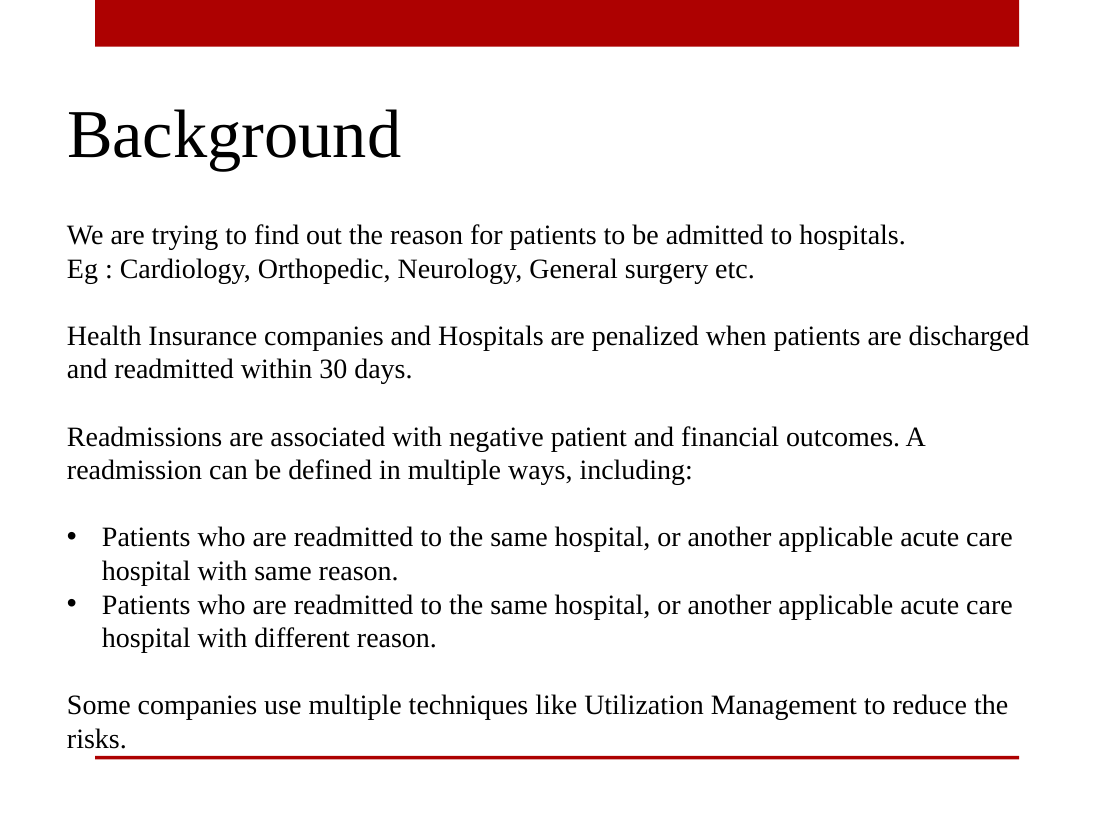
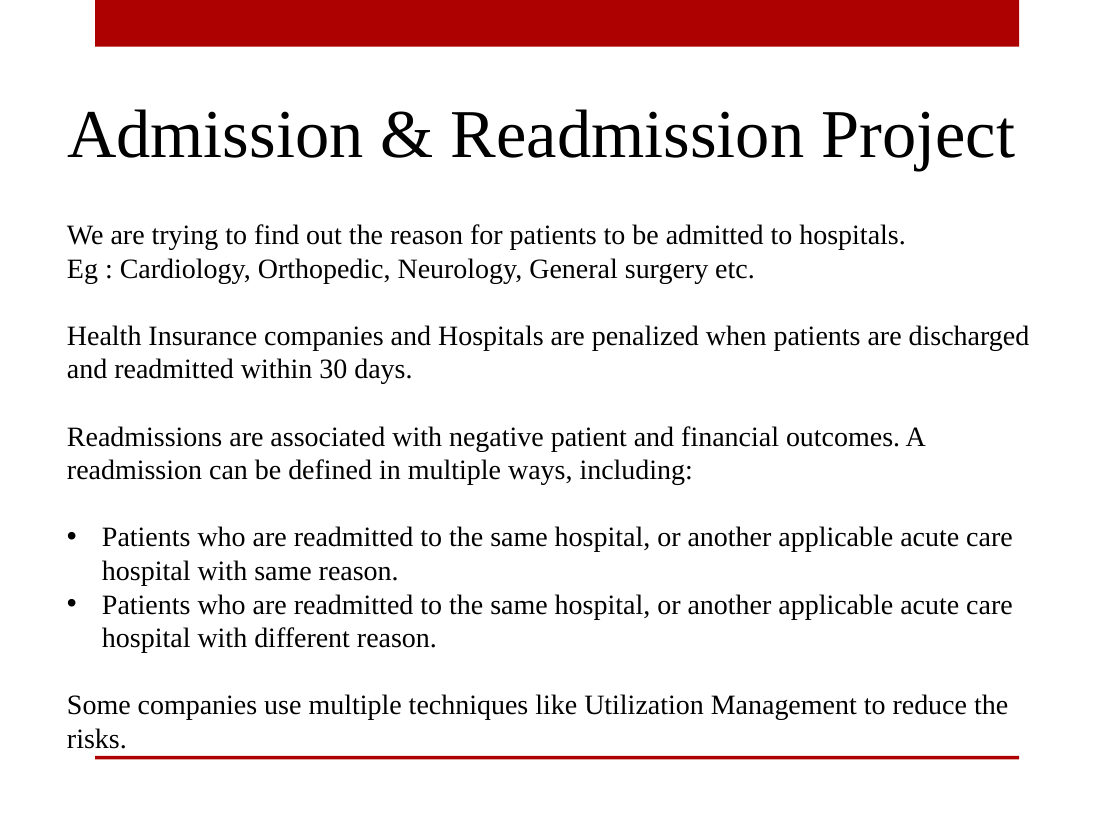
Before and after one commit to vijay564/DATA608, a slide deck: slide 2 of Data 608 - Final Project.pptx (slide 3 before the commit). Drawn at 1120x840 pixels with LibreOffice and Linux fonts; fonts in the diff are those of the drawing; background and template pictures are left out. Boxes give left, top, right and bottom in pixels: in the first picture for what was removed or moved away, otherwise in the second. Text is boxed around its words. In the diff, an @@ line names an element or a change of style, - is before the commit and + after.

```diff
--- a/Data 608 - Final Project.pptx
+++ b/Data 608 - Final Project.pptx
@@ text at bbox=[67, 109, 1015, 171]: text changed @@
-Background
+Admission & Readmission Project
```
Also in this commit, not shown: 1 other slide changed, 2 other files.
